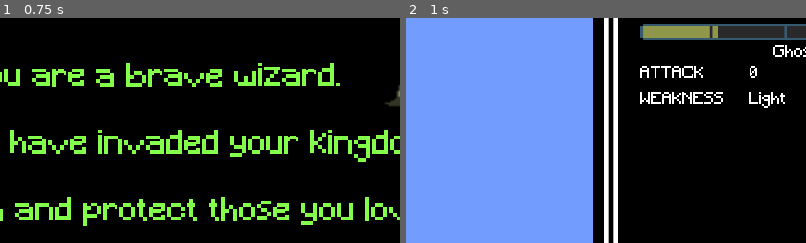
Above: before the commit, frames 1-2 (left to right).
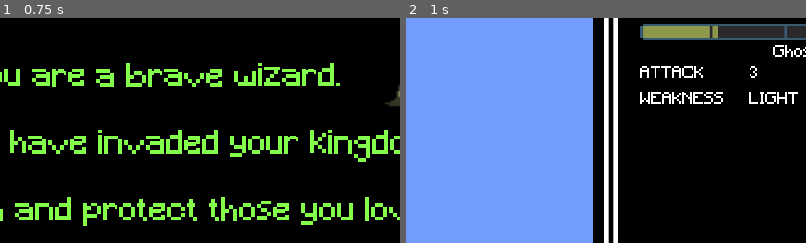
Above: after the commit, the same moments.

Repository: AndrewWilkinson88/LudumDare51
Game: Godot game, scene res://SplashScreen.tscn
Two runs of this game, one before a commit and one after it. Both use one fixed random seed, a clock stepped at 60 frames per second and the inputs below.
Inputs (mouse positions are % of the whole screen's width and height, from its top left):
- Up to frame 1 (0.75 s): tap Enter (start_game) at 0.5, 0.6 s; move the mouse to (72, 45) at 0.52 s; hold Right (move_right) from 0.53 s (still down); click (72, 45) at 0.67 s
- Up to frame 2 (1 s): keep holding Right (move_right); tap Space at 0.77 s
The pictures show only the part of the screen within x 31-81%, y 14-64%; the shares and areas given below are measured in that part.

Frame 1 is identical in both runs. In frame 2, 0.3% of the frame differs, in the area x 86-98%, y 22-40%.

Commit message:
First pass at weakness and attack power

Diff:
--- a/BattleScene.gd
+++ b/BattleScene.gd
@@ -64,8 +64,8 @@
 	level_text = $EnemySide/MarginContainer/GridContainer/VBoxContainer/level_text
 	victory_label = $VictoryDefeatLabel
 	level_text.text = "Level " + str(encounterLevel)
+
 	current_monster = monster_scene.instance()
-
 	monster_container.add_child(current_monster)
 	var sprite_rect = monster_container.get_rect()
 	self.connect("player_attack", current_monster, "take_damage")
@@ -78,6 +78,10 @@
 	current_monster.position.x = monster_container.rect_position.x + sprite_rect.size.x / 2
 	current_monster.position.y = monster_container.rect_position.y + sprite_rect.size.y / 2
 
+	$EnemySide/MarginContainer/GridContainer/VBoxContainer/HBoxContainer2/VBoxContainer2/Label_EnemyWeakness.text = Monster.weakness_type.keys()[current_monster.current_weakness_type]
+	current_monster.connect("monster_attack_change", self, "_onMonsterAttackChange")
+	_onMonsterAttackChange(encounter.attack)
+
 	#TODO get players actual current deck
 	playerDeck = DeckInstance.new(playerDeckDef)
 
@@ -90,6 +94,9 @@
 	timer.connect("timeout",self,"_tryDrawCard")
 	timer.start()
 	pass
+
+func _onMonsterAttackChange(newAttack):
+	$EnemySide/MarginContainer/GridContainer/VBoxContainer/HBoxContainer2/VBoxContainer2/Label_EnemyAttack.text = str(newAttack)
 
 func _usePowerup():
 	if(cur_card != null ):
--- a/Monster.gd
+++ b/Monster.gd
@@ -1,12 +1,16 @@
 extends Sprite
+
+class_name Monster
+
 signal monster_attack
 signal monster_spawn
 signal monster_queue_change
+signal monster_attack_change
 
 signal monster_death
 
 enum action_type {ACTION_ATTACK, ACTION_IDLE, ACTION_POWERUP, ACTION_CHANGE_WEAKNESS}
-enum weakness_type {WEAKNESS_FIRE, WEAKNESS_AIR, WEAKNESS_WATER, WEAKNESS_LIGHT}
+enum weakness_type {FIRE, AIR, WATER, LIGHT}
 
 var action_queue = []
 
@@ -70,6 +74,7 @@
 			pass
 		action_type.ACTION_POWERUP:
 			current_attack_damage += 5
+			emit_signal("monster_attack_change", current_attack_damage)
 			pass
 
 	if( action_counter % 4 == 0 ):
--- a/project.godot
+++ b/project.godot
@@ -54,6 +54,11 @@
 "language": "GDScript",
 "path": "res://Game.gd"
 }, {
+"base": "Sprite",
+"class": "Monster",
+"language": "GDScript",
+"path": "res://Monster.gd"
+}, {
 "base": "Node2D",
 "class": "PicrossCell",
 "language": "GDScript",
@@ -79,6 +84,7 @@
 "Encounter": "",
 "EncounterList": "",
 "Game": "",
+"Monster": "",
 "PicrossCell": "",
 "PicrossPuzzle": "",
 "PlayerHand": ""
